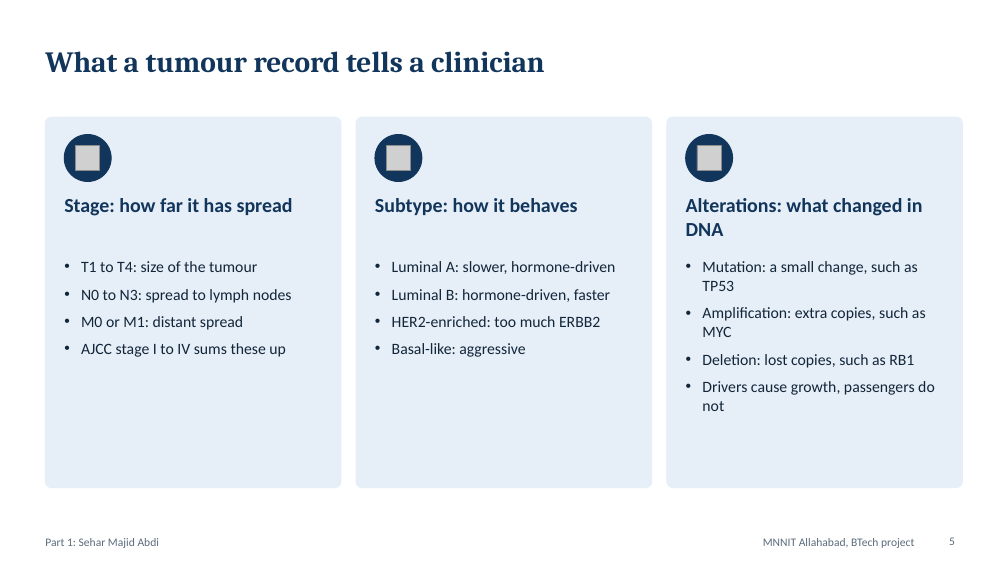
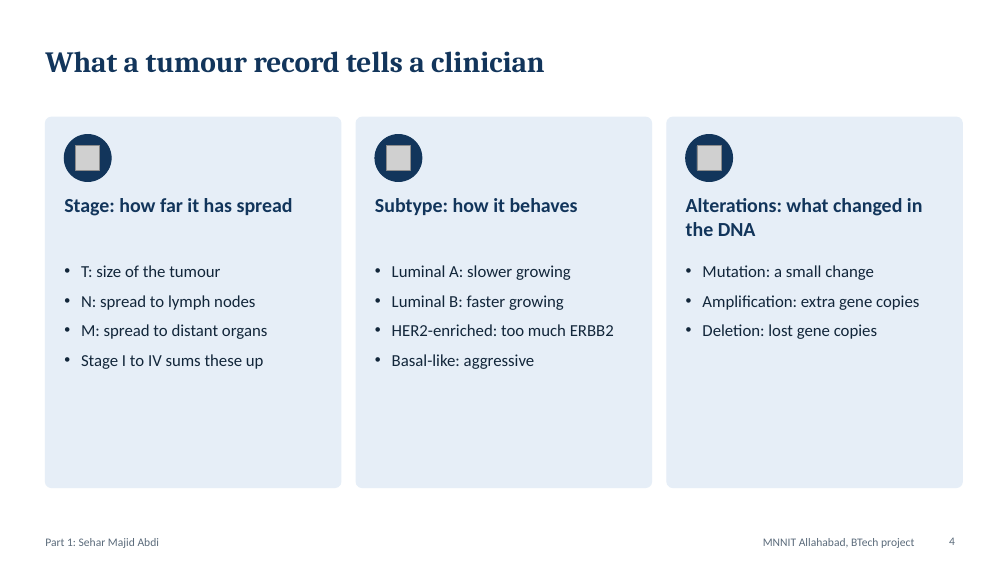
Before and after one commit to shauryasf/primekg-patient-reasoning, a slide deck: slide 4 of presentation/BRCA_Neurosymbolic_Panel_Deck.pptx (slide 5 before the commit). Drawn at 1008x567 pixels with LibreOffice and Linux fonts; fonts in the diff are those of the drawing; grey boxes stand for pictures. Boxes give left, top, right and bottom in pixels: in the first picture for what was removed or moved away, otherwise in the second. Text is boxed around its words. In the diff, an @@ line names an element or a change of style, - is before the commit and + after.

```diff
--- a/presentation/BRCA_Neurosymbolic_Panel_Deck.pptx
+++ b/presentation/BRCA_Neurosymbolic_Panel_Deck.pptx
@@ text at (686,198,923,236): text changed @@
-Alterations: what changed in DNA
+Alterations: what changed in the DNA
@@ text at (81,265,267,369): text changed; size 15 to 16 pt @@
-• T1 to T4: size of the tumour
-• N0 to N3: spread to lymph nodes
-• M0 or M1: distant spread
-• AJCC stage I to IV sums these up
+• T: size of the tumour
+• N: spread to lymph nodes
+• M: spread to distant organs
+• Stage I to IV sums these up
@@ text at (392,265,571,310): text changed; size 15 to 16 pt @@
-• Luminal A: slower, hormone-driven
-• Luminal B: hormone-driven, faster
+• Luminal A: slower growing
+• Luminal B: faster growing
@@ text at (702,265,919,339): text changed; size 15 to 16 pt @@
-• Mutation: a small change, such as TP53
-• Amplification: extra copies, such as MYC
-• Deletion: lost copies, such as RB1
-• Drivers cause growth, passengers do not
+• Mutation: a small change
+• Amplification: extra gene copies
+• Deletion: lost gene copies
@@ text at (392,324,614,369): size 15 to 16 pt in "HER2-enriched: too much ERBB2", "Basal-like: aggressive"; more space between paragraphs @@
@@ page number at (949,538,955,545): text changed @@
-5
+4
```
Also in this commit, not shown: 14 other slides changed, 13 slides added, 23 slides removed, 27 other files.
